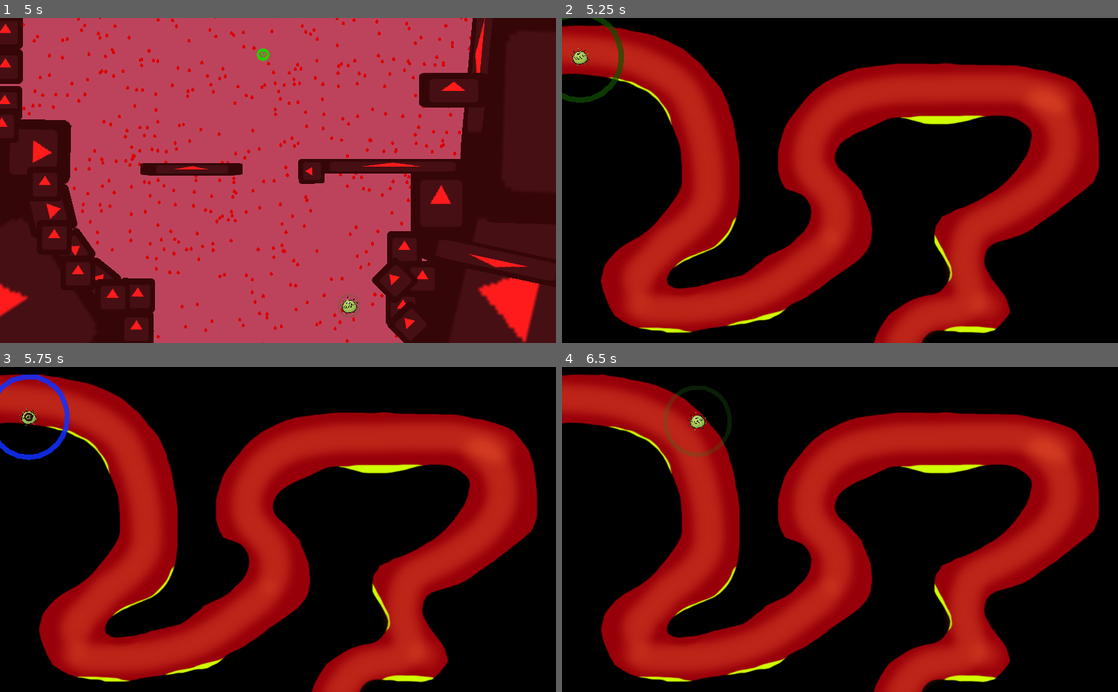
Above: before the commit, frames 1-4 (two rows, left to right).
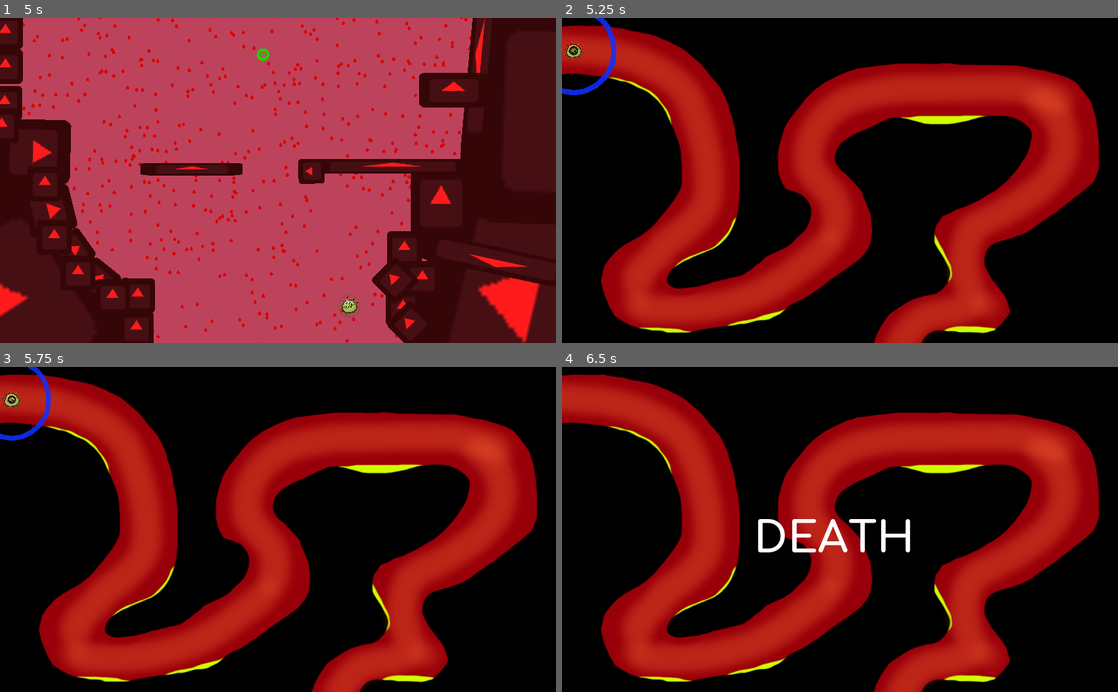
Above: after the commit, the same moments.

Repository: Maxeonyx/game-jam-home-is-where-the-heart-is
Game: Godot game, scene res://HomeScreen.tscn
Same seed, same stepped clock (60 frames per second), same inputs: the game is played once before the commit and once after it. The engine's default icon, where the game draws it, is replaced by a stand-in: a white triangle on a blue panel in a dark square. Sound files missing from this copy of the repository are replaced by a short silence.
Inputs:
- Up to frame 1 (5 s): tap Enter (start_game) at 0.5, 2.85 s; hold Shift (grab) 0.53-1.28 s; hold Right (move_right) 0.53-2.03 s; tap Space (jump) at 0.77, 1.52, 3.02, 3.77, 4.52 s; tap E (attach) at 1.35, 4.35 s; tap Shift (grab) at 1.55, 3.05, 4.55 s; hold Shift (grab) 2.03-2.78 s; hold Left (move_left) 2.03-4.28 s; hold Shift (grab) 3.53-4.28 s; hold Right (move_right) from 4.28 s (still down)
- Up to frame 2 (5.25 s): keep holding Right (move_right); hold Shift (grab) from 5.03 s (still down)
- Up to frame 3 (5.75 s): keep holding Right (move_right); keep holding Shift (grab)
- Up to frame 4 (6.5 s): keep holding Right (move_right); release Shift (grab) at 5.78 s; tap Enter (start_game) at 5.85 s; tap Space (jump) at 6.02 s; tap Shift (grab) at 6.05 s

Frame 1 is identical in both runs. In frame 2, 0.9% of the frame differs, in the area x 0-12%, y 0-27%; in frame 3, 1.0%; in frame 4, 1.6%, in the area x 18-63%, y 5-58%.

Commit message:
fix grabbing ground

Diff:
--- a/HomeScreen.tscn
+++ b/HomeScreen.tscn
@@ -4,7 +4,7 @@
 [ext_resource path="res://assets/BlackScreen.png" type="Texture" id=2]
 [ext_resource path="res://assets/TitleScreen.png" type="Texture" id=3]
 
-[node name="HomeScreen" type="Node" index="0"]
+[node name="HomeScreen" type="Node"]
 
 script = ExtResource( 1 )
 start_modulate = Color( 1, 1, 1, 0 )
--- a/Player.gd
+++ b/Player.gd
@@ -115,16 +115,16 @@
 		print('fire')
 		emit_signal('fire')
 
+	if Input.is_action_pressed('grab') and (is_on_wall() or is_on_floor() or is_on_ceiling()):
+		$indicator.start_discharge()
+		movement_mode = 'grabbed'
+
 	if is_on_floor() and Input.is_action_just_pressed('jump'):
 		is_still_jumping = true
 		velocity.y -= jump_velocity
 
 func handle_collision(collision):
 	var other = collision.collider
-
-	if Input.is_action_pressed('grab') and (is_on_wall() or is_on_floor() or is_on_ceiling()):
-		$indicator.start_discharge()
-		movement_mode = 'grabbed'
 
 	if other.name == 'finish':
 		emit_signal('level_complete')
--- a/Player.tscn
+++ b/Player.tscn
@@ -31,7 +31,7 @@
 "values": [ 0.0, 360.0 ]
 }
 
-[node name="Player" type="KinematicBody2D"]
+[node name="Player" type="KinematicBody2D" index="0"]
 
 input_pickable = false
 collision_layer = 1
@@ -78,7 +78,6 @@
 
 [node name="indicator" type="Line2D" parent="." index="4"]
 
-modulate = Color( 0.371094, 0.475911, 1, 1 )
 points = PoolVector2Array( 71.3488, -26.932, 63.9951, -44.9033, 52.4472, -59.0206, 36.2615, -70.5477, 16.5448, -78.7929 …(379 unchanged characters)…
 width = 10.0
 default_color = Color( 0.4, 0.5, 1, 1 )
